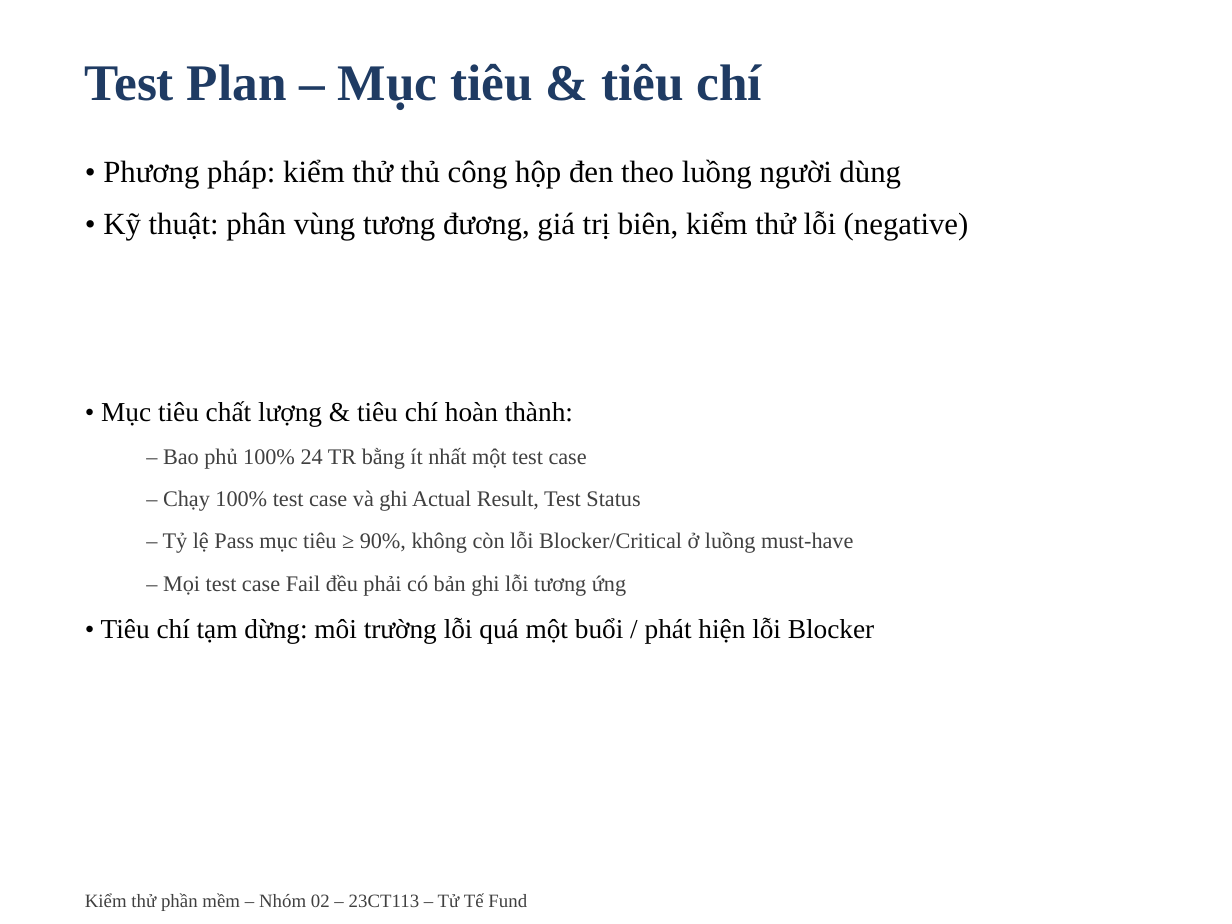
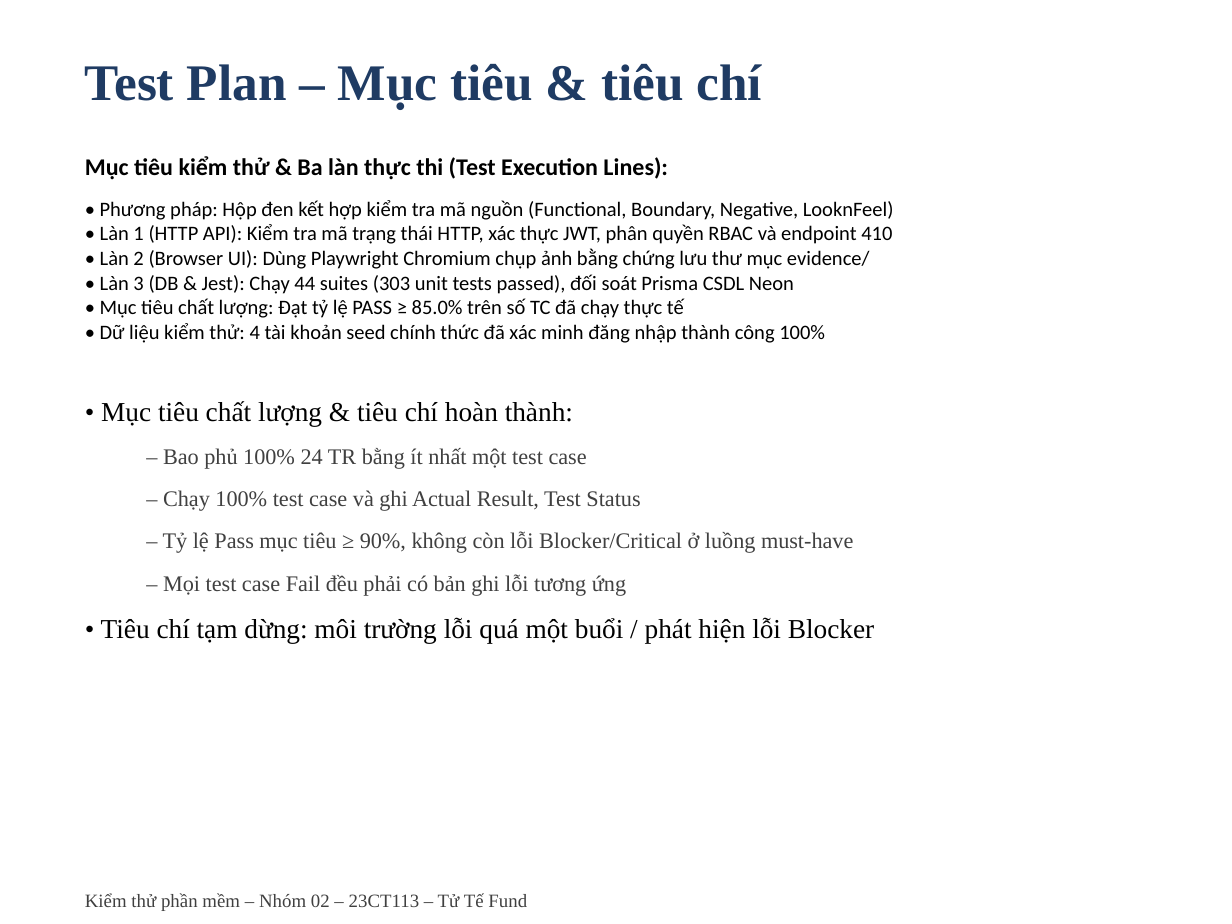
Before and after one commit to Escanor292/test, a slide deck: slide 5 of 23CT113_Nhom02_NenTangCrowdfunding(TuTeFund)/Word+ppt Báo Cáo/Ppt Báo cáo Nhóm 2 - 23CT113.pptx. Drawn at 1232x924 pixels with LibreOffice and Linux fonts; fonts in the diff are those of the drawing. Boxes give left, top, right and bottom in pixels: in the first picture for what was removed or moved away, otherwise in the second. Text is boxed around its words. In the diff, an @@ line names an element or a change of style, - is before the commit and + after.

Commit message:
docs(test): regenerate test documents + verify test accounts

```diff
--- a/23CT113_Nhom02_NenTangCrowdfunding(TuTeFund)/Word+ppt Báo Cáo/Ppt Báo cáo Nhóm 2 - 23CT113.pptx
+++ b/23CT113_Nhom02_NenTangCrowdfunding(TuTeFund)/Word+ppt Báo Cáo/Ppt Báo cáo Nhóm 2 - 23CT113.pptx
@@ text at <box>85,156,894,343</box>: text changed; size 18 to 12 pt; font Times New Roman to Calibri @@
-• Phương pháp: kiểm thử thủ công hộp đen theo luồng người dùng
-• Kỹ thuật: phân vùng tương đương, giá trị biên, kiểm thử lỗi (negative)
+Mục tiêu kiểm thử & Ba làn thực thi (Test Execution Lines):
+• Phương pháp: Hộp đen kết hợp kiểm tra mã nguồn (Functional, Boundary, Negative, LooknFeel)
+• Làn 1 (HTTP API): Kiểm tra mã trạng thái HTTP, xác thực JWT, phân quyền RBAC và endpoint 410
+• Làn 2 (Browser UI): Dùng Playwright Chromium chụp ảnh bằng chứng lưu thư mục evidence/
+• Làn 3 (DB & Jest): Chạy 44 suites (303 unit tests passed), đối soát Prisma CSDL Neon
+• Mục tiêu chất lượng: Đạt tỷ lệ PASS ≥ 85.0% trên số TC đã chạy thực tế
+• Dữ liệu kiểm thử: 4 tài khoản seed chính thức đã xác minh đăng nhập thành công 100%
```
Also in this commit, not shown: 6 other slides changed, 35 other files.
